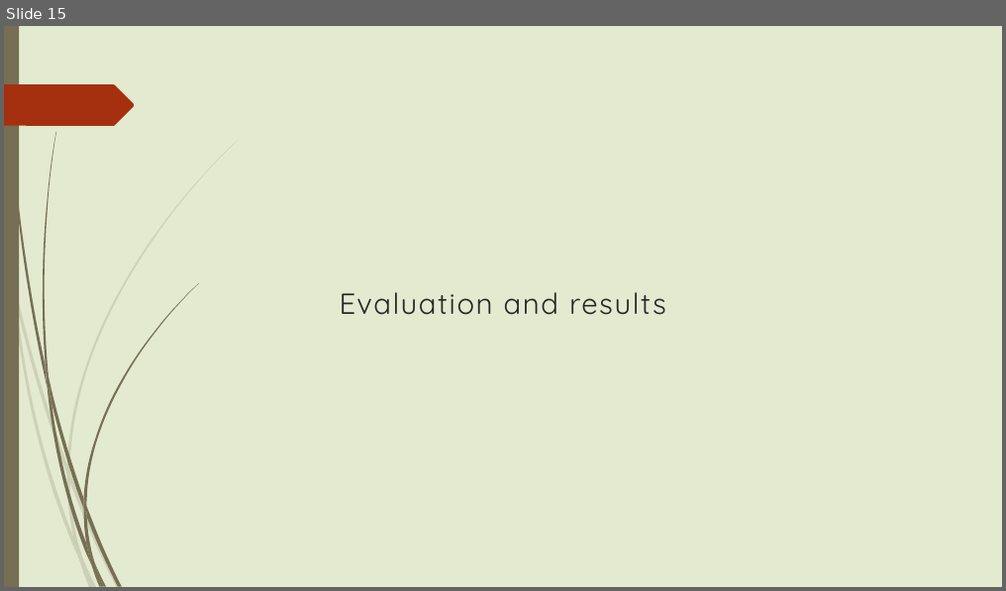
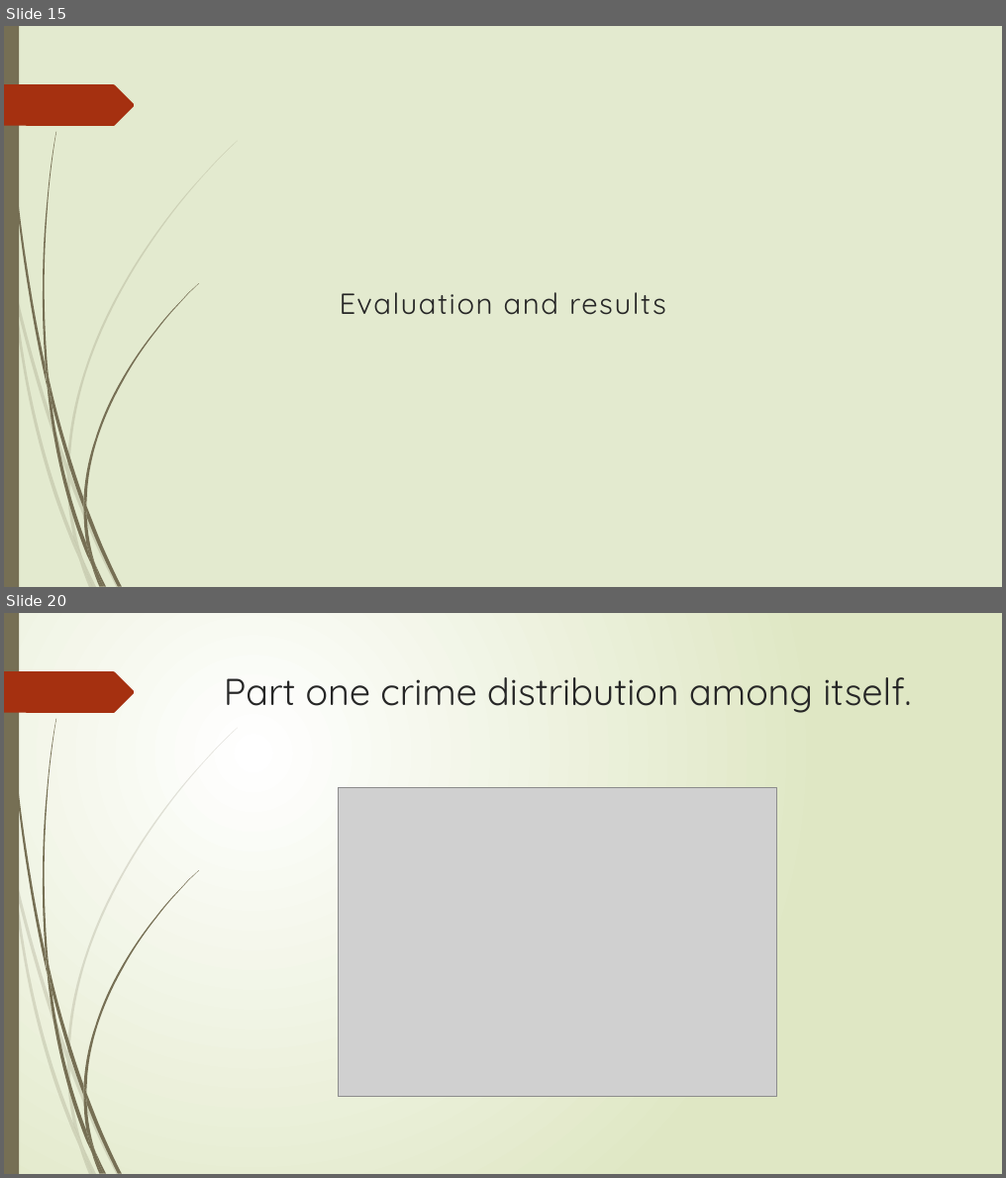
Before and after one commit to mitresh95/ImpactOfCrimeOnHousing, a slide deck: Presentation.pptx. Shown one above the other, each under a label of ours: slide 15 before the commit, slides 15 and 20 after it; the slides between them are not shown. The pictures are 1006x591 and 1006x1178 pixels, drawn with LibreOffice and Linux fonts; fonts in the diff are those of the drawing; grey boxes stand for pictures. Boxes give left, top, right and bottom in pixels: in the first picture for what was removed or moved away, otherwise in the second. Text is boxed around its words. In the diff, an @@ line names an element or a change of style, - is before the commit and + after.

```diff
--- a/Presentation.pptx
+++ b/Presentation.pptx
@@ slide 20 added at (4,613,1002,1174), background gradient #FFFFFF to #DFE8C4; not listed: 24 template elements that a slide beside it also shows @@
@@ title added at (224,677,911,713), 36 pt, text #262626 @@
+Part one crime distribution among itself.
@@ picture added at (338,787,777,1096) @@
```
Also in this commit, not shown: 1 slide changed, 10 other slides added.
